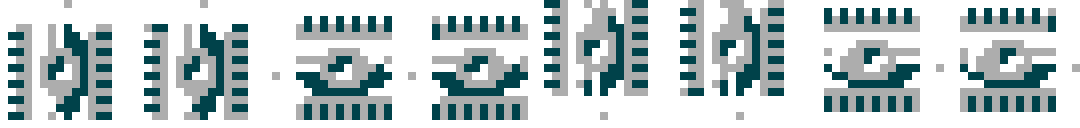
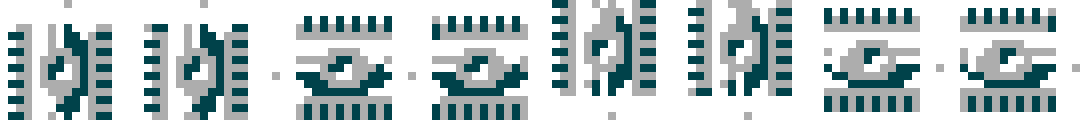
Layers edited between the first and the second 1080x128 image:
painted on "Слой 4" over [544, 0, 792, 120]
